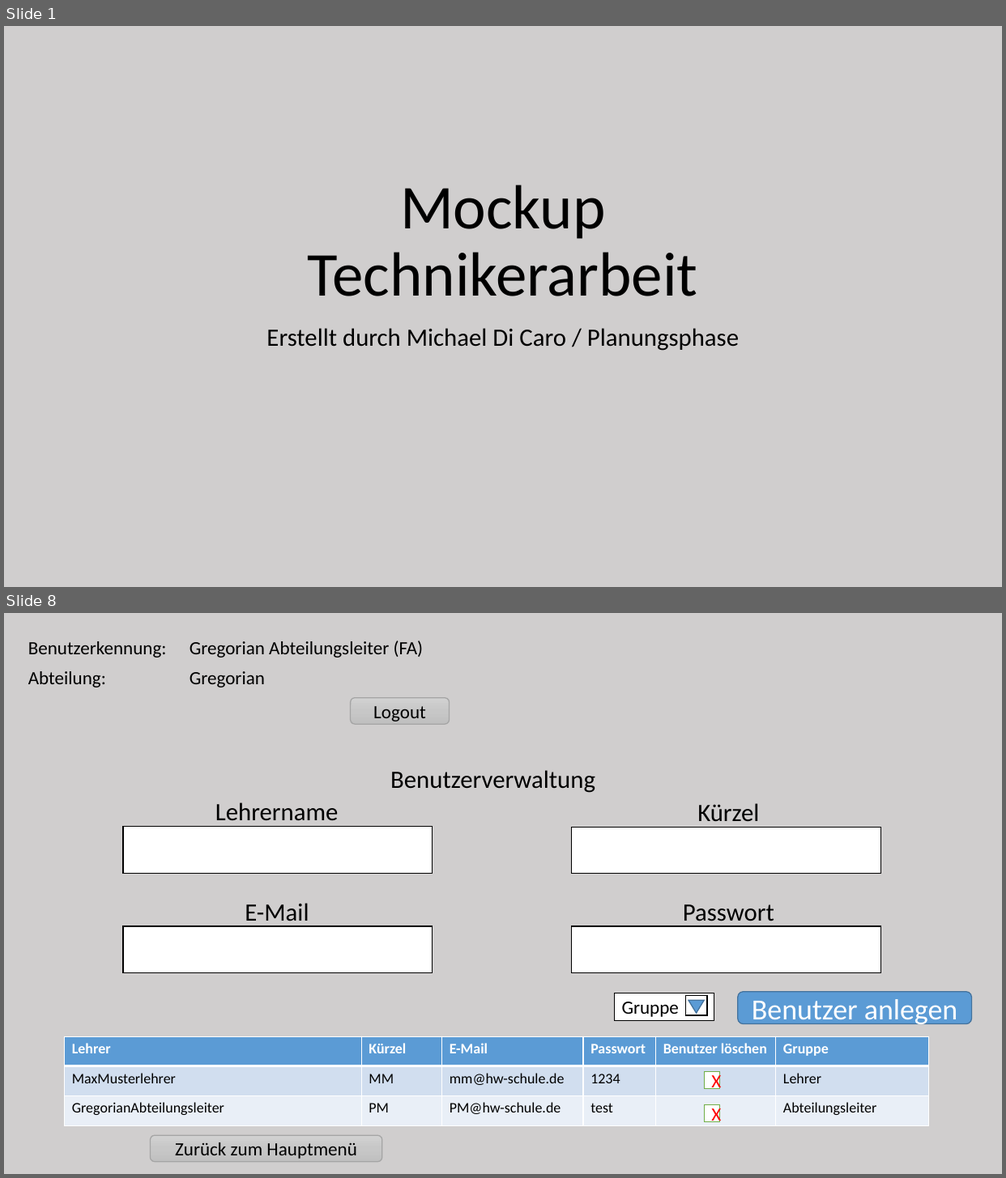
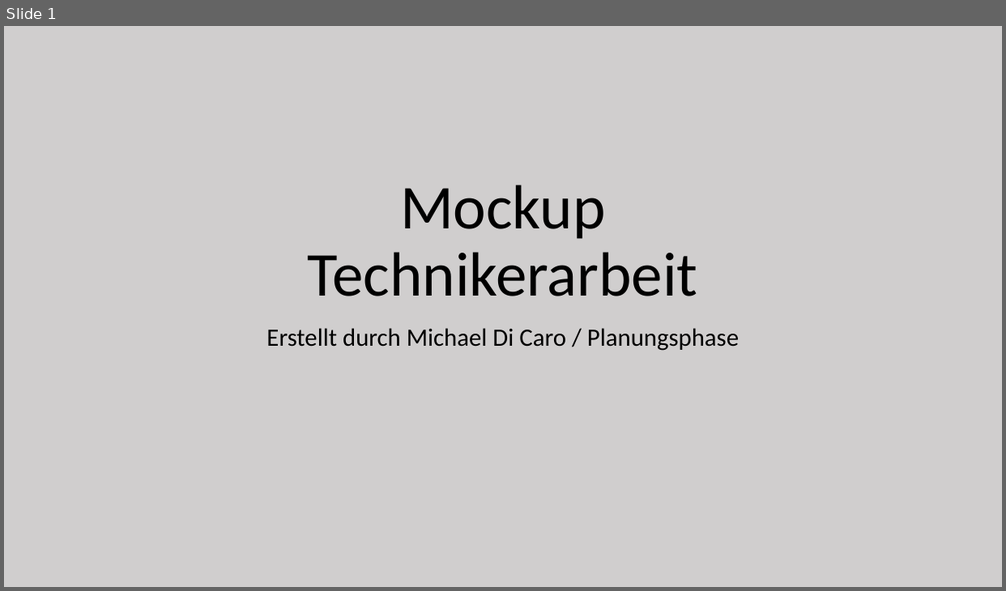
Before and after one commit to Kelevrae/LittleBigPlanet, a slide deck: Techniker Dokus/Mockup Admin.pptx. Shown one above the other, each under a label of ours: slides 1 and 8 before the commit, slide 1 after it; the slides between them are not shown. The pictures are 1006x1178 and 1006x591 pixels, drawn with LibreOffice and Linux fonts; fonts in the diff are those of the drawing; background and template pictures are left out. Boxes give left, top, right and bottom in pixels: in the first picture for what was removed or moved away, otherwise in the second. Text is boxed around its words. In the diff, an @@ line names an element or a change of style, - is before the commit and + after.

```diff
--- a/Techniker Dokus/Mockup Admin.pptx
+++ b/Techniker Dokus/Mockup Admin.pptx
@@ slide 8 removed at (4,613,1002,1174), background #D0CECE @@
@@ table removed at (20,633,449,725), 3 rows, 2 columns @@
-Benutzerkennung: | Gregorian Abteilungsleiter (FA)
-Abteilung: | Gregorian
- | 
@@ rounded rectangle removed at (351,697,450,724) @@
-Logout
@@ text removed at (390,770,595,793) @@
-Benutzerverwaltung
@@ text removed at (215,803,339,828) @@
-Lehrername
@@ text removed at (697,803,759,828) @@
-Kürzel
@@ rectangle removed at (123,826,432,873) @@
@@ rectangle removed at (572,827,880,874) @@
@@ text removed at (245,903,309,927) @@
-E-Mail
@@ rectangle removed at (123,926,432,973) @@
@@ rectangle removed at (572,926,880,973) @@
@@ text removed at (683,905,774,927) @@
-Passwort
@@ rectangle removed at (614,994,714,1021) @@
-Gruppe
@@ rectangle removed at (685,996,707,1016) @@
@@ triangle removed at (688,1001,704,1013) @@
@@ rounded rectangle removed at (738,992,971,1024) @@
-Benutzer anlegen
@@ table removed at (65,1037,929,1126), 3 rows, 6 columns @@
-Lehrer | Kürzel | E-Mail | Passwort | Benutzer löschen | Gruppe
-MaxMusterlehrer | MM | mm@hw-schule.de | 1234 |  | Lehrer
-GregorianAbteilungsleiter | PM | PM@hw-schule.de | test |  | Abteilungsleiter
@@ rectangle removed at (704,1072,720,1089) @@
-X
@@ rectangle removed at (704,1105,720,1122) @@
-X
@@ rounded rectangle removed at (150,1135,382,1161) @@
-Zurück zum Hauptmenü
```
Also in this commit, not shown: 7 slides changed, 1 slide added, 1 other file.
